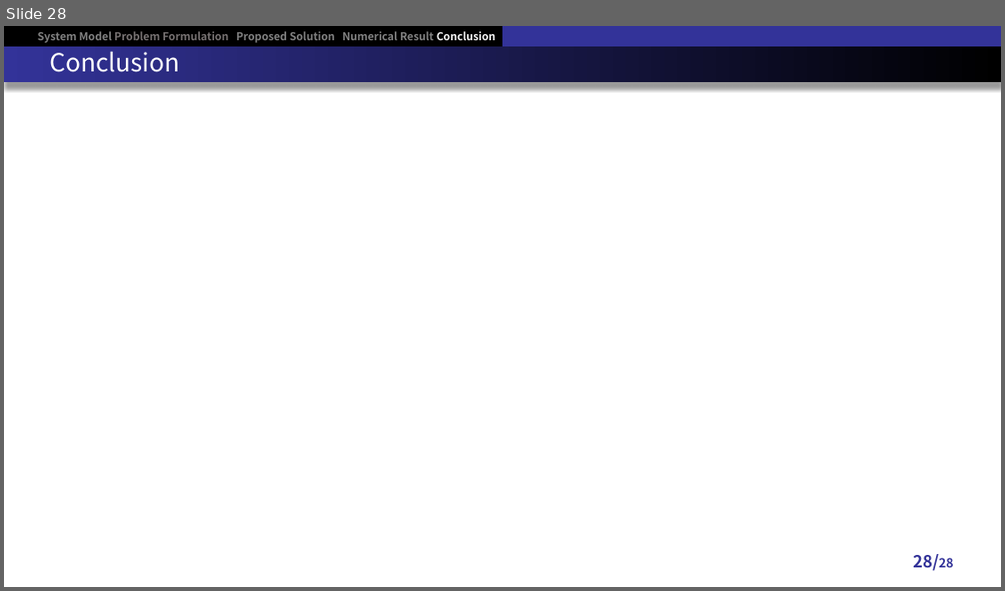
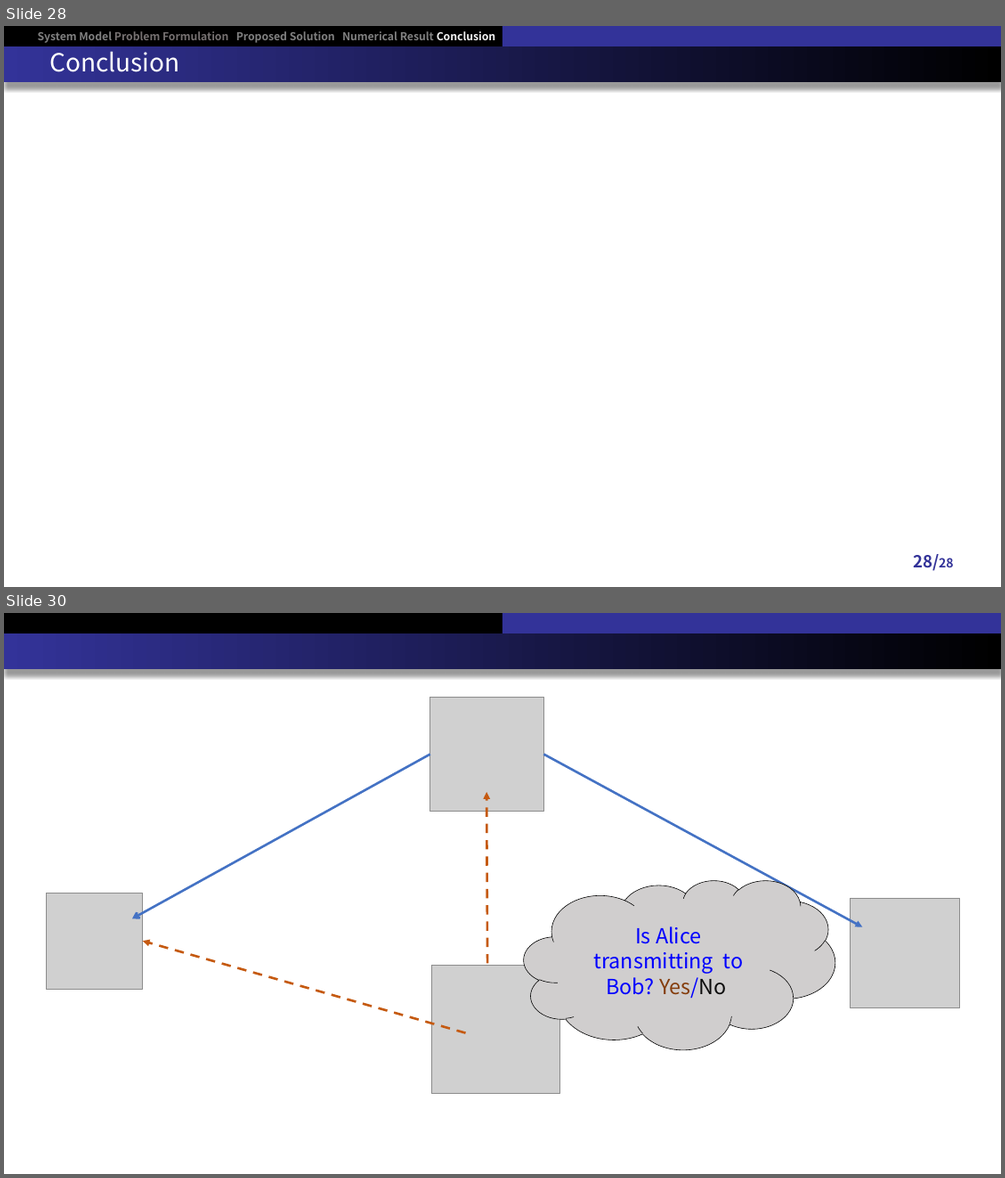
Before and after one commit to RefatHanbat/Presentation-of-SDM, a slide deck: New Problem/Thesis Defense slide_2.pptx. Shown one above the other, each under a label of ours: slide 28 before the commit, slides 28 and 30 after it; the slides between them are not shown. The pictures are 1005x591 and 1005x1178 pixels, drawn with LibreOffice and Linux fonts; fonts in the diff are those of the drawing; grey boxes stand for pictures. Boxes give left, top, right and bottom in pixels: in the first picture for what was removed or moved away, otherwise in the second. Text is boxed around its words. In the diff, an @@ line names an element or a change of style, - is before the commit and + after.

```diff
--- a/New Problem/Thesis Defense slide_2.pptx
+++ b/New Problem/Thesis Defense slide_2.pptx
@@ slide 30 added at <box>4,613,1001,1174</box>, background #FFFFFF; not listed: 3 template elements that a slide beside it also shows @@
@@ picture added at <box>430,698,544,811</box> @@
@@ arrow added from (430, 755) to (132, 919), #4472C4 2.25 pt @@
@@ arrow added from (544, 755) to (863, 927), #4472C4 2.25 pt @@
@@ arrow added from (488, 963) to (486, 792), #C55A11 2.25 pt dashed @@
@@ picture added at <box>46,892,142,989</box> @@
@@ cloud added at <box>524,880,834,1049</box>, fill #D0CECE, outline #000000 0.5 pt, 20 pt, text #0000FF @@
+Is Alice transmitting to Bob? Yes/No
@@ picture added at <box>850,898,960,1008</box> @@
@@ arrow added from (465, 1032) to (142, 941), #C55A11 2.25 pt dashed @@
@@ picture added at <box>431,965,559,1094</box> @@
```
Also in this commit, not shown: 1 other slide added, 1 other file.
